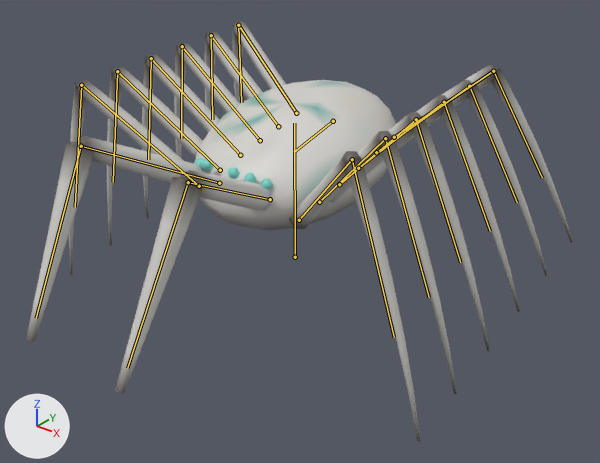
The glTF model assets/creatures/rim_crawler/rim_crawler.glb as it was, and as the next commit left it.
Rendered twice from a 50 mm lens placed at (1.548, -1.711, 1.285), pointed at (0.124, 0.07, 0.181). The axes (+X, +Y, +Z) are drawn at lower left. The lights are the same throughout. The first picture is the older version. Both versions are drawn at frame 3 of the action 'hit_b'; the numbers are the values there. The bones that bend it are drawn over the model as lines.

Names of what the first picture shows: 'rim_crawler'.
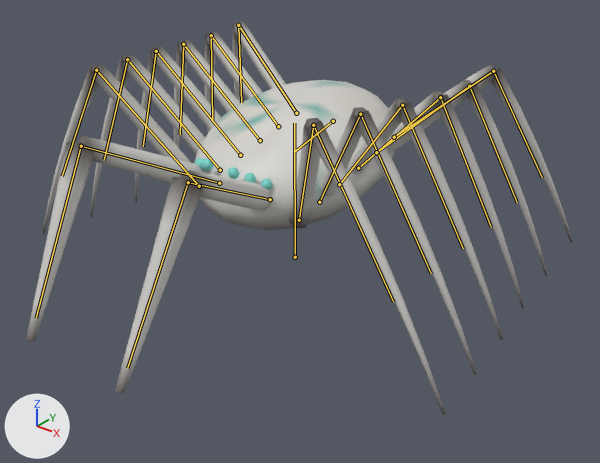
What the commit changed:
Bone 'leg_l0_a' (bone_leg_l0_a) turns from (0, 0, 0) to (10, 2, 12) degrees about its own x, y and z.
Bone 'leg_l1_a' (bone_leg_l1_a) turns from (0, 0, 0) to (8, 1, 8) degrees about its own x, y and z.
Bone 'leg_l2_a' (bone_leg_l2_a) turns from (0, 0, 0) to (5, 0, 5) degrees about its own x, y and z.
Bone 'leg_l3_a' (bone_leg_l3_a) turns from (0, 0, 0) to (2, 0, 1) degrees about its own x, y and z.
Bone 'leg_r0_a' (bone_leg_r0_a) turns from (0, 0, 0) to (10, -2, -12) degrees about its own x, y and z.
Bone 'leg_r1_a' (bone_leg_r1_a) turns from (0, 0, 0) to (8, -1, -8) degrees about its own x, y and z.
Bone 'leg_r2_a' (bone_leg_r2_a) turns from (0, 0, 0) to (5, 0, -5) degrees about its own x, y and z.
Bone 'leg_r3_a' (bone_leg_r3_a) turns from (0, 0, 0) to (2, 0, -1) degrees about its own x, y and z.

Where the change shows, as pixel boxes (x1, y1, x2, y2) in the pictures (600 x 463 px):
'rim_crawler', posed (6% shorter)
    before: (26, 21, 573, 442)
    after: (26, 21, 573, 415)
bone 'leg_l0_a', root to tip
    before: (299, 220) to (352, 159)
    after: (299, 220) to (313, 125)
bone 'leg_l1_a', root to tip
    before: (319, 202) to (385, 138)
    after: (319, 202) to (360, 114)
bone 'leg_l2_a', root to tip
    before: (339, 184) to (416, 119)
    after: (339, 184) to (402, 105)
bone 'leg_l3_a', root to tip
    before: (358, 168) to (444, 102)
    after: (358, 168) to (440, 97)
bone 'leg_r0_a', root to tip
    before: (199, 186) to (81, 85)
    after: (199, 186) to (96, 70)
bone 'leg_r1_a', root to tip
    before: (220, 170) to (117, 71)
    after: (220, 170) to (127, 59)
bone 'leg_r2_a', root to tip
    before: (240, 155) to (151, 58)
    after: (240, 155) to (156, 51)
bone 'leg_r3_a', root to tip
    before: (260, 140) to (182, 46)
    after: (260, 140) to (183, 44)
